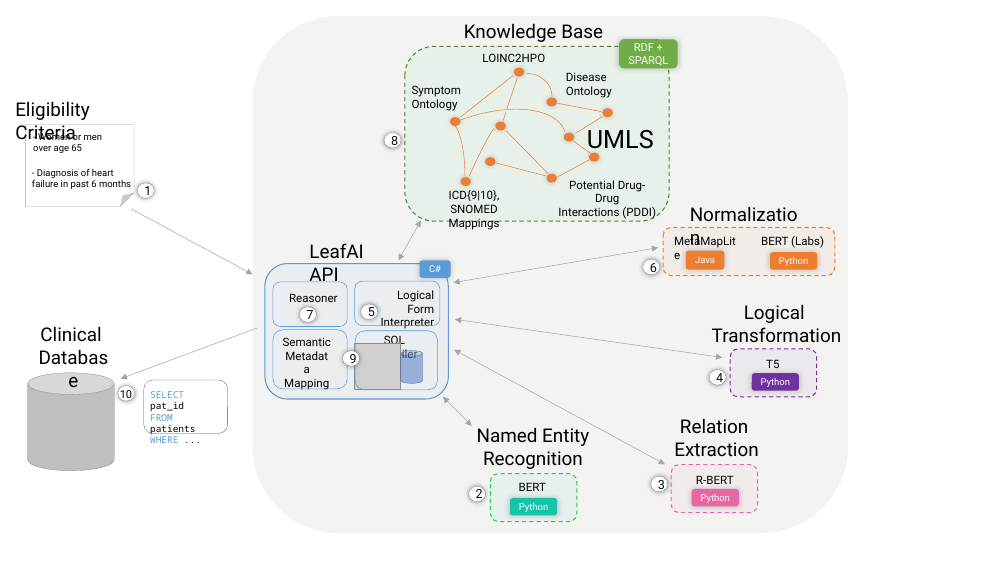
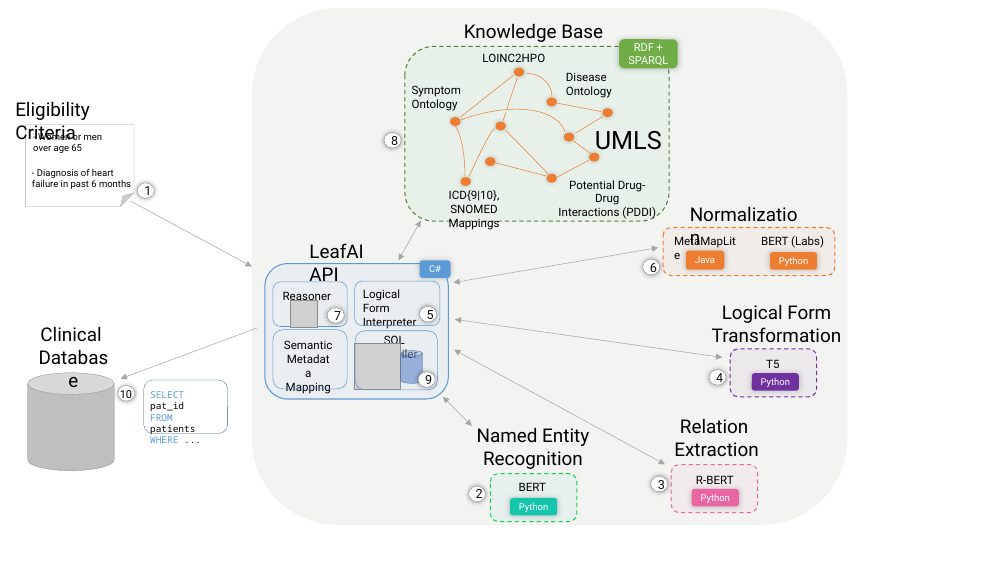
Before and after one commit to ndobb/dissertation, a slide deck: slide 1 of 2_query_gen/paper2_figures.pptx. Drawn at 1008x567 pixels with LibreOffice and Linux fonts; fonts in the diff are those of the drawing; grey boxes stand for pictures. Boxes give left, top, right and bottom in pixels: in the first picture for what was removed or moved away, otherwise in the second. Text is boxed around its words. In the diff, an @@ line names an element or a change of style, - is before the commit and + after.

```diff
--- a/2_query_gen/paper2_figures.pptx
+++ b/2_query_gen/paper2_figures.pptx
@@ rounded rectangle moved from (x1=253, y1=16, x2=848, y2=533) to (x1=252, y1=8, x2=848, y2=526) @@
@@ text "UMLS" rewrapped from (x1=587, y1=125, x2=654, y2=154) to (x1=595, y1=131, x2=662, y2=155) @@
@@ arrow moved from (132, 209) - (253, 274) to (131, 201) - (252, 267) @@
@@ text "Reasoner" moved from (x1=289, y1=293, x2=338, y2=302) to (x1=283, y1=291, x2=332, y2=303) @@
@@ text "Logical Form Interpreter" at (x1=363, y1=289, x2=417, y2=329): alignment right to left @@
@@ picture added at (x1=290, y1=301, x2=317, y2=327) @@
@@ ellipse "7" moved from (x1=299, y1=307, x2=317, y2=323) to (x1=327, y1=308, x2=345, y2=324) @@
@@ ellipse "5" moved from (x1=361, y1=304, x2=378, y2=320) to (x1=420, y1=306, x2=437, y2=322) @@
@@ text at (x1=712, y1=304, x2=842, y2=343): text changed @@
-Logical
-Transformation
+Logical Form
+Transformation
@@ text "Semantic Metadata Mapping" moved from (x1=283, y1=337, x2=331, y2=390) to (x1=284, y1=340, x2=332, y2=394) @@
@@ ellipse "9" moved from (x1=343, y1=351, x2=360, y2=367) to (x1=418, y1=372, x2=436, y2=388) @@
```
Also in this commit, not shown: 1 other slide changed, 4 slides added, 2 slides removed, 2 other files.
